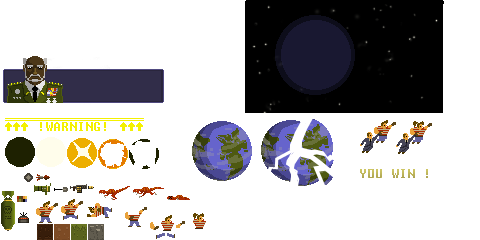
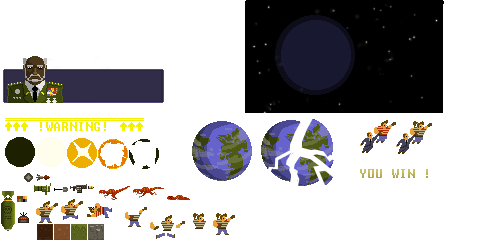
Comparing the layer stacks of the two 480×240 images. Changes:
renamed "leftArm" to "Layer 37", painted on it over (x1=213, y1=213, x2=235, y2=235)
